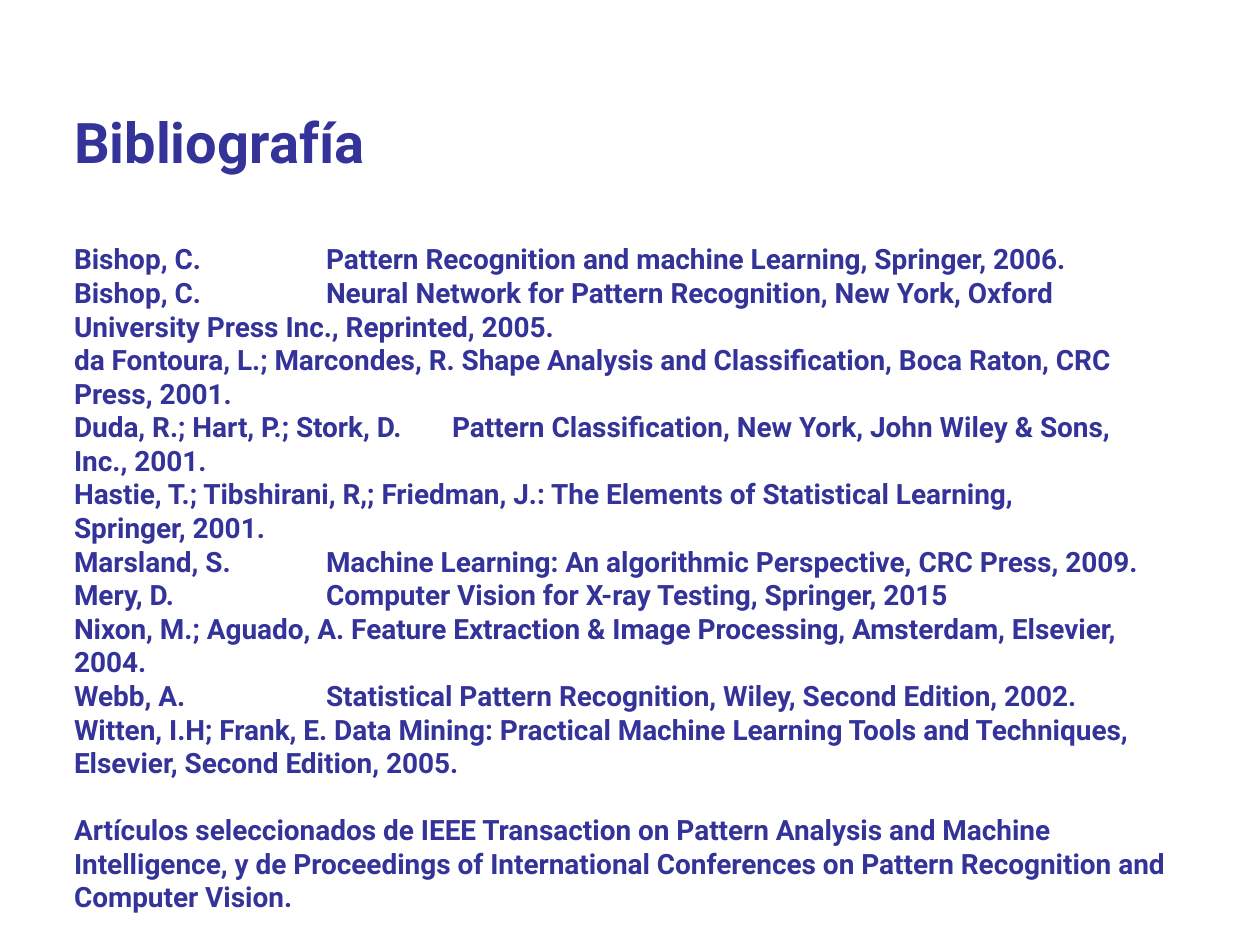
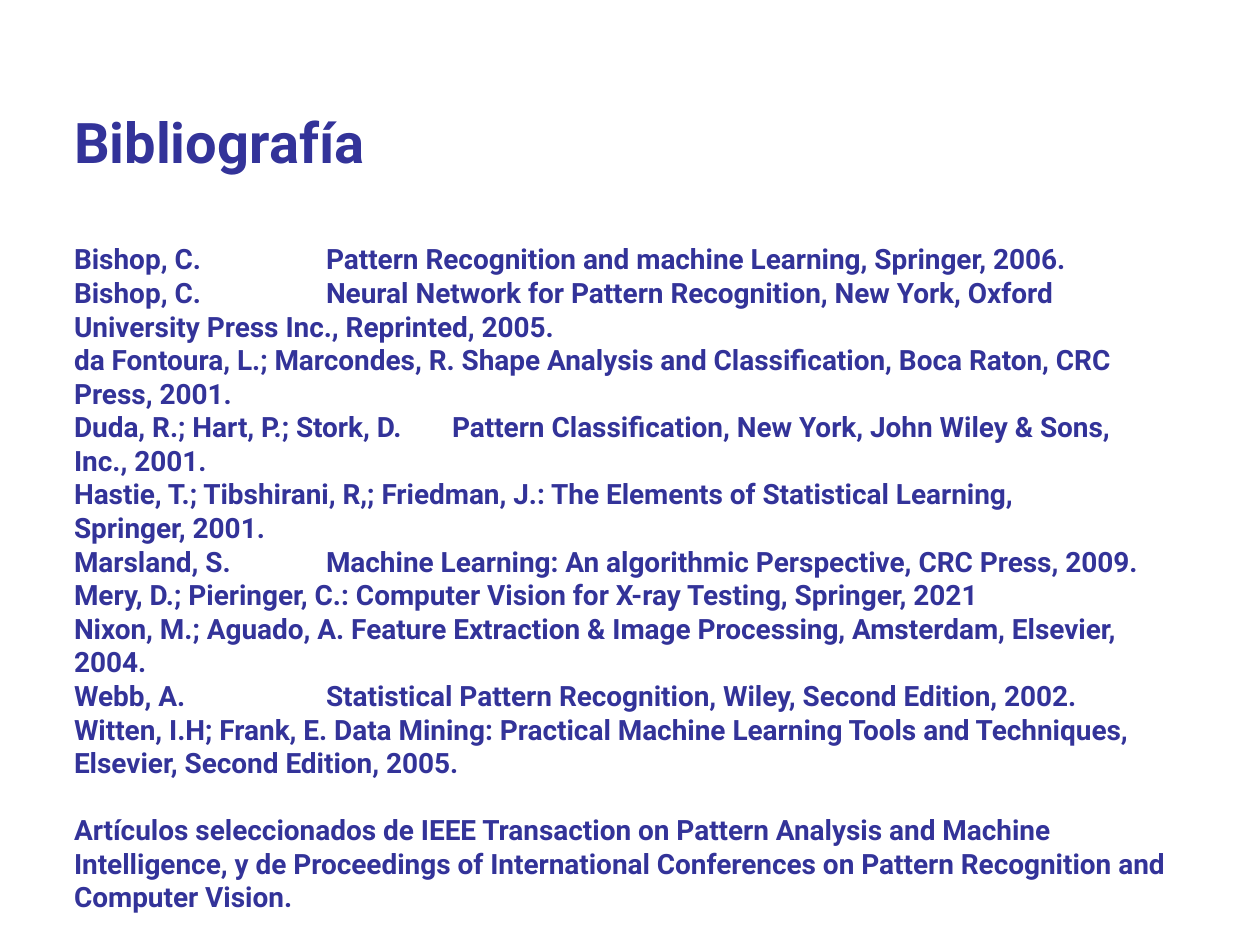
Before and after one commit to domingomery/patrones, a slide deck: slide 12 of clases/Cap00_Lineas_Generales/program/PAT00_Presentacion.pptx. Drawn at 1260x945 pixels with LibreOffice and Linux fonts; fonts in the diff are those of the drawing. Boxes give left, top, right and bottom in pixels: in the first picture for what was removed or moved away, otherwise in the second. Text is boxed around its words. In the diff, an @@ line names an element or a change of style, - is before the commit and + after.

```diff
--- a/clases/Cap00_Lineas_Generales/program/PAT00_Presentacion.pptx
+++ b/clases/Cap00_Lineas_Generales/program/PAT00_Presentacion.pptx
@@ text at (74,583,977,611): text changed @@
-Mery, D. Computer Vision for X-ray Testing, Springer, 2015
+Mery, D.; Pieringer, C.: Computer Vision for X-ray Testing, Springer, 2021
```
Also in this commit, not shown: 8 other slides changed, 11 other files.
